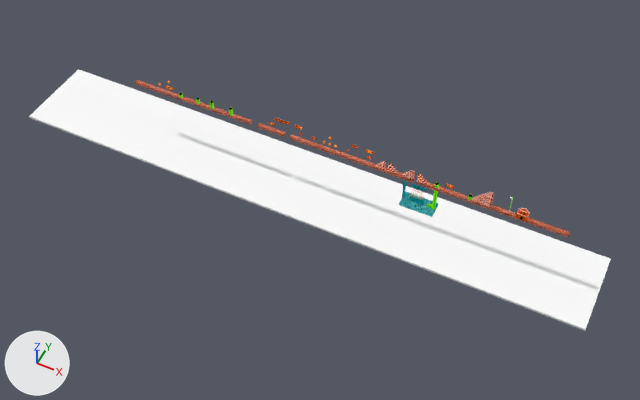
Before and after pictures for a commit that changed the glTF model public/assets/glb/mario_level_1.glb.
One viewpoint serves both versions: a 50 mm lens placed at (183.0, -282.0, 309.0), pointed at (49.0, -14.0, -26.0). Every picture has the same lights, and +X, +Y and +Z are marked at lower left. Where no turn or scale is listed for an object, it has been applied to the vertices.

Script lines for the objects in view, before the commit:
```python
me_cube_001 = bpy.data.meshes.new('Cube.001')
me_cube_001.from_pydata(...)  # a box spanning x -33.1..33.1, y -1.0..1.0, z -0.8..0.8
me_cube_001.materials.append(mat_material_002)  # picture img_nes_bldg_smb1_1_ground
me_cube_004 = bpy.data.meshes.new('Cube.004')
me_cube_004.from_pydata(...)  # a box spanning x -36.7..36.7, y -1.0..1.0, z -0.8..0.8
me_cube_004.materials.append(mat_material_004)  # picture img_nes_bldg_smb1_1_ground
me_cube_005 = bpy.data.meshes.new('Cube.005')
me_cube_005.from_pydata(...)  # 8 vertices, 12 faces; spans x -159.0..159.0, y -23.0..23.0, z -1.0..1.0
me_cube_005.materials.append(mat_material)  # white #ffffff
ob_cube_001 = bpy.data.objects.new('Cube.001', me_cube_001)
ob_cube_001.location = (60.5, -4.0, 1.2)
ob_cube_004 = bpy.data.objects.new('Cube.004', me_cube_004)
ob_cube_004.location = (132.1, -4.0, 1.3)
ob_ground_zero = bpy.data.objects.new('ground-zero', me_cube_005)
ob_ground_zero.location = (30.8, -2.7, -32.2)
# also in view: 'Cube' at (-30.0, -4.0, 1.0)
```
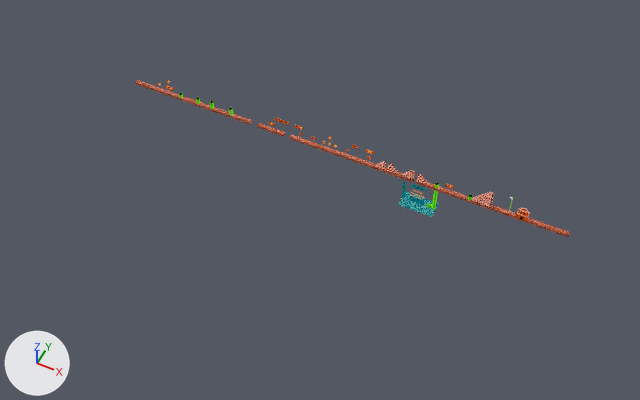
Where the change shows, as pixel boxes [x1, y1, x2, y2] in the pictures (640 x 400 px):
'ground-zero', deleted
    before: [29, 69, 611, 331]

The change, as a list of edits to the scene's bpy script:
```text
Remove ob_ground_zero:
    ob_ground_zero = bpy.data.objects.new('ground-zero', me_cube_005)
    ob_ground_zero.location = (30.8, -2.7, -32.2)
```
